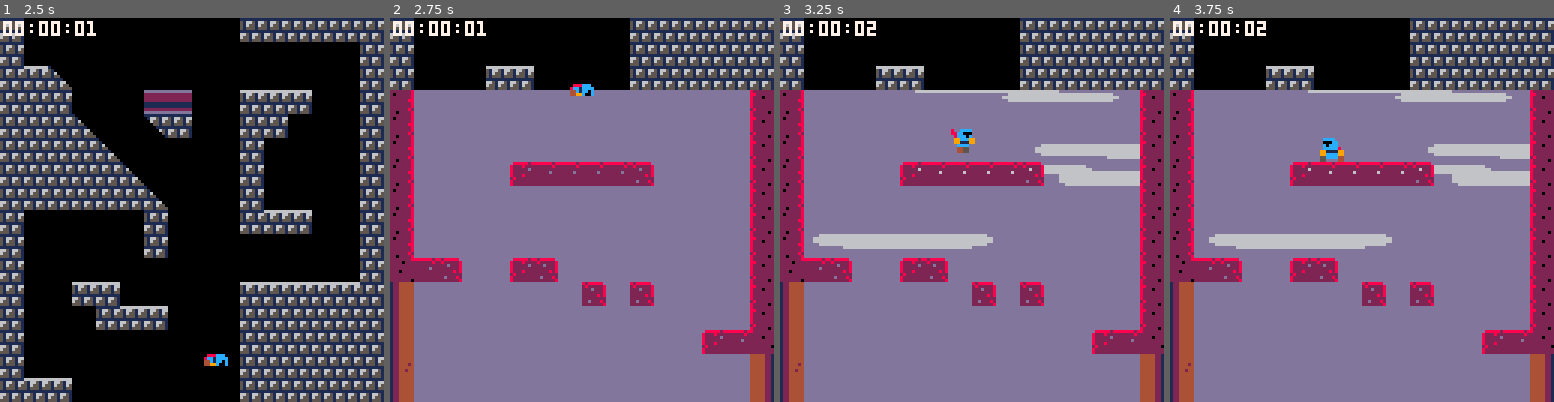
Above: before the commit, frames 1-4 (left to right).
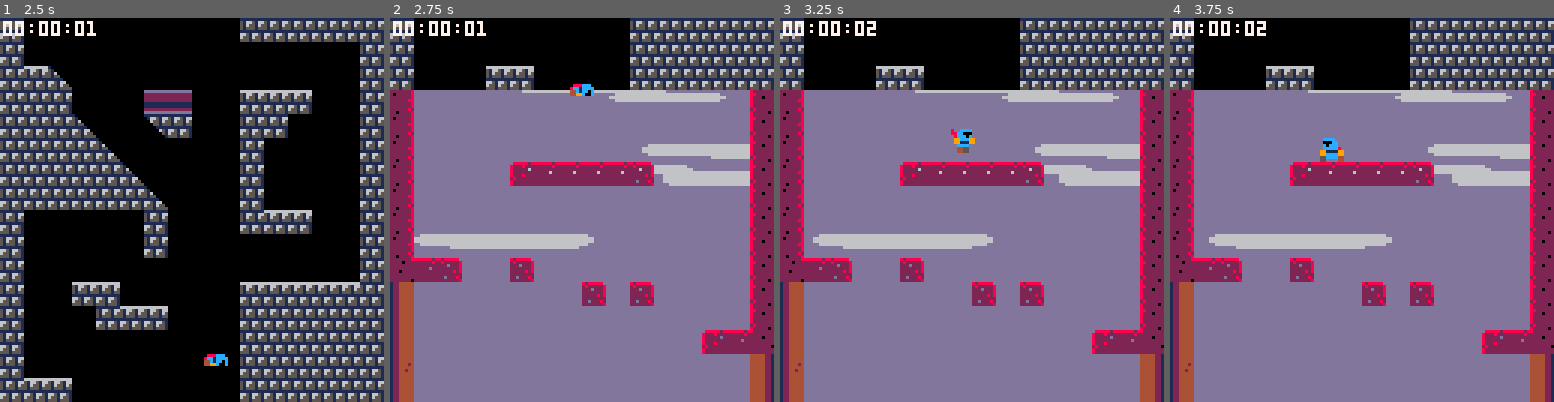
Above: after the commit, the same moments.

Repository: xdinterface/jump-king-demake
Game: PICO-8 cartridge jkd.p8
Two runs of this game, one before a commit and one after it. Both use one fixed random seed, a clock stepped at 60 frames per second and the inputs below.
Inputs:
- Up to frame 1 (2.5 s): tap X (X key) at 0.33, 1.07, 1.85 s; tap O (Z key) at 0.7, 1.7, 2.1 s; hold Right 1.6-2.1 s; hold Up 2.15-2.42 s; hold Right from 2.47 s (still down)
- Up to frame 2 (2.75 s): keep holding Right; tap O (Z key) at 2.5 s
- Up to frame 3 (3.25 s): tap O (Z key) at 2.9 s; tap X (X key) at 2.97 s; release Right at 3.03 s; hold Left from 3.08 s (still down)
- Up to frame 4 (3.75 s): tap O (Z key) at 3.3, 3.7 s; release Left at 3.58 s; hold Down from 3.63 s (still down)

Frame 1 is identical in both runs. In frame 2, 5.1% of the frame differs, in the area x 6-94%, y 18-69%; in frame 3, 0.5%; in frame 4, 0.5%.

Commit message:
Background and cloud rework

Diff:
--- a/game/background/draw.lua
+++ b/game/background/draw.lua
@@ -6,84 +6,29 @@
 	return flr(pixel_coord / 8)
 end
 
-function get_current_zone(x, y)
-	local tile_x = pixel_to_tile(x)
-	local tile_y = pixel_to_tile(y)
-	local col = flr(tile_x / 16) -- which column (0-7)
+function draw_background()
+	--get background color for current level
+	local bg_color = level_bg[current_lvl] or 1
 
-	local prev_x = 0
-	local prev_y = 63 -- bottom of map
-
-	for i = 1, #world_bg_zones do
-		local zone = world_bg_zones[i]
-		local zone_col = flr(zone.tile_x / 16)
-
-		if col <= zone_col then
-			if col == zone_col then
-				if tile_y >= zone.tile_y then
-					return zone
-				end
-			else
-				return zone
-			end
-		end
-	end
-	return world_bg_zones[#world_bg_zones] -- default to last zone
+	--fill screen with level's background color
+	rectfill(cam_x, cam_y, cam_x + screen_size, cam_y + screen_size, bg_color)
 end
 
-function fill_background_rect(col_start, col_end, y_start_tile, y_end_tile, color)
-	local y_start = tile_to_pixel(y_start_tile)
-	local y_end = tile_to_pixel(y_end_tile)
-
-	local screen_left = cam_x
-	local screen_right = cam_x + screen_size
-	local screen_top = cam_y
-	local screen_bottom = cam_y + screen_size
-
-	for col = col_start, col_end do
-		local x_start = col * 128
-		local x_end = (col + 1) * 128
-
-		if screen_right > x_start and screen_left < x_end then
-			if screen_bottom > y_end and screen_top < y_start then
-								local draw_left = max(screen_left, x_start)
-				local draw_right = min(screen_right, x_end - 1)
-				local draw_top = max(screen_top, y_end)
-				local draw_bottom = min(screen_bottom, y_start)
-
-				if draw_left <= draw_right and draw_top <= draw_bottom then
-					rectfill(draw_left, draw_top, draw_right, draw_bottom, color)
-				end
-			end
-		end
-	end
-end
-
-function draw_background()
-	local has_snow = in_levels(current_lvl, snow_only_levels) or in_levels(current_lvl, snow_wind_levels)
-
-	if has_snow then
-		rectfill(cam_x, cam_y, cam_x + screen_size, cam_y + screen_size, 0)
-		return
-	end
-
-
-	--default background
-	rectfill(cam_x, cam_y, cam_x + screen_size, cam_y + screen_size, 1)
-
+function draw_custom_backgrounds()
+	--draw custom background rectangles
 	for rect in all(custom_bg_rects) do
 		local x_start = tile_to_pixel(rect.x_start)
-		local y_start = tile_to_pixel(rect.y_start) - 1
-		local x_end = tile_to_pixel(rect.x_end)
+		local y_start = tile_to_pixel(rect.y_start)
+		local x_end = tile_to_pixel(rect.x_end + 1) - 1
 		local y_end = tile_to_pixel(rect.y_end)
 
 		local screen_left = cam_x
-		local screen_right = cam_x + screen_size
+		local screen_right = cam_x + screen_size - 1
 		local screen_top = cam_y
-		local screen_bottom = cam_y + screen_size
+		local screen_bottom = cam_y + screen_size - 1
 
-		if screen_right > x_start and screen_left < x_end and screen_bottom > y_end and screen_top < y_start then
-						local draw_left = max(screen_left, x_start)
+		if screen_right >= x_start and screen_left <= x_end and screen_bottom >= y_end and screen_top <= y_start then
+			local draw_left = max(screen_left, x_start)
 			local draw_right = min(screen_right, x_end)
 			local draw_top = max(screen_top, y_end)
 			local draw_bottom = min(screen_bottom, y_start)
--- a/game/draw.lua
+++ b/game/draw.lua
@@ -2,6 +2,7 @@
 	cls()
 	draw_background()
 	draw_clouds()
+	draw_custom_backgrounds()
 	palt(0, false)
 	draw_rectangles()
 	palt(14, true)
--- a/game/weather/draw.lua
+++ b/game/weather/draw.lua
@@ -1,17 +1,13 @@
 function draw_clouds()
+    --get cloud color for current level
+    local cloud_color = level_clouds[current_lvl]
+
+    --no clouds for this level
+    if not cloud_color then return end
+
+    --also skip if snow is showing
     local has_snow = in_levels(current_lvl, snow_only_levels) or in_levels(current_lvl, snow_wind_levels)
-
-    if current_lvl == 25 or current_lvl == 26 or (current_lvl >= 13 and current_lvl <= 16) then
-        return
-    end
-
     if has_snow then return end
-
-    --get current background color (simplified lookup)
-    local bg_color = get_bg_color_at(p.x, p.y)
-    local cloud_color = bg_to_cloud[bg_color]
-
-    if not cloud_color then return end
 
     foreach(clouds, function(c)
         local cloud_x = c.x + cam_x
@@ -21,22 +17,6 @@
         rectfill(cloud_x+2, cloud_y+1, cloud_x+c.w-2, cloud_y+c.h-1, cloud_color)
         rectfill(cloud_x, cloud_y+2, cloud_x+c.w, cloud_y+c.h-2, cloud_color)
     end)
-end
-
-function get_bg_color_at(x, y)
-    --simplified bg color lookup for cloud coloring
-    local tile_x = flr(x/8)
-    local tile_y = flr(y/8)
-
-    --check custom rectangles first (mansion overlays)
-    for rect in all(custom_bg_rects) do
-        if tile_x >= rect.x_start and tile_x <= rect.x_end and
-           tile_y <= rect.y_start and tile_y >= rect.y_end then
-            return rect.bg_color
-        end
-    end
-
-    return 1  --default background
 end
 
 
--- a/init.lua
+++ b/init.lua
@@ -175,25 +175,41 @@
     --background progress tracking
     min_tile_y_reached = nil  -- tracks highest point reached (lowest y value)
 
-    world_bg_zones = {
-        {tile_x = 31, tile_y = 51, bg_color = 13, cloud_color = 6},   -- forest
-        {tile_x = 31, tile_y = 3, bg_color = 0, cloud_color = nil},   -- sewers
-        {tile_x = 47, tile_y = 18, bg_color = 2, cloud_color = 6},    -- mansions
-        {tile_x = 63, tile_y = 17, bg_color = 6, cloud_color = 7},    -- town
-        {tile_x = 79, tile_y = 17, bg_color = 13, cloud_color = 13},  -- guard posts
-        {tile_x = 95, tile_y = 0, bg_color = 1, cloud_color = 13},    -- snow
-        {tile_x = 111, tile_y = 16, bg_color = 13, cloud_color = nil}, -- church
-        {tile_x = 127, tile_y = 47, bg_color = 1, cloud_color = nil},  -- iceland
-        {tile_x = 127, tile_y = 0, bg_color = 15, cloud_color = 9}     -- tower
-    }
-
-    mansion_overlays = {
+    --level-based background colors
+    level_bg = {}
+    for i=1,5 do level_bg[i] = 13 end     --forest
+    for i=6,7 do level_bg[i] = 0 end      --sewers
+    for i=8,11 do level_bg[i] = 2 end     --mansion
+    for i=12,15 do level_bg[i] = 6 end    --town
+    for i=16,19 do level_bg[i] = 13 end   --guard posts
+    for i=20,24 do level_bg[i] = 1 end    --snow
+    for i=25,26 do level_bg[i] = 13 end   --chapel
+    for i=27,30 do level_bg[i] = 1 end    --iceland
+    for i=31,32 do level_bg[i] = 15 end   --tower
+
+    --level-based cloud colors (nil = no clouds)
+    level_clouds = {}
+    for i=1,5 do level_clouds[i] = 6 end      --forest: dark gray
+    for i=6,7 do level_clouds[i] = nil end    --sewers: no clouds
+    for i=8,11 do level_clouds[i] = 6 end     --mansion: dark gray
+    for i=12,15 do level_clouds[i] = 7 end    --town: light gray
+    for i=16,19 do level_clouds[i] = 13 end   --guard: white
+    for i=20,24 do level_clouds[i] = 13 end   --snow: white
+    for i=25,26 do level_clouds[i] = nil end  --chapel: no clouds
+    for i=27,30 do level_clouds[i] = nil end  --iceland: no clouds
+    for i=31,32 do level_clouds[i] = 9 end    --tower: orange
+
+    --custom background rectangles
+    custom_bg_rects = {
+        --sewers (x016 y050 to x031 y005)
+        {x_start = 16, y_start = 50, x_end = 31, y_end = 5, bg_color = 0},
+        --mansion overlays (keeping existing ones)
         {x_start = 37, y_start = 62, x_end = 47, y_end = 37, bg_color = 5},
         {x_start = 40, y_start = 36, x_end = 47, y_end = 23, bg_color = 5},
-        {x_start = 38, y_start = 37, x_end = 47, y_end = 36, bg_color = 5}
+        {x_start = 38, y_start = 37, x_end = 47, y_end = 36, bg_color = 5},
+        --chapel (x094 y027 to x107 y028)
+        {x_start = 94, y_start = 27, x_end = 107, y_end = 28, bg_color = 13}
     }
-
-    custom_bg_rects = {}
 
 
     --ending state variables
@@ -231,16 +247,6 @@
     transition_princess_x = 0
     transition_princess_y = 0
 
-    custom_bg_rects = generate_bg_rectangles()
-
-    --background to cloud color mapping
-    bg_to_cloud = {}
-    bg_to_cloud[0] = nil  --sewers: no clouds
-    bg_to_cloud[1] = 13   --snow/iceland: white clouds
-    bg_to_cloud[2] = 6    --mansions: dark gray
-    bg_to_cloud[6] = 7    --town: light gray
-    bg_to_cloud[13] = 6   --forest/guard/church: dark gray
-    bg_to_cloud[15] = 9   --tower: orange
 end
 
 function reset_clouds()
@@ -261,47 +267,6 @@
     end
 end
 
-
-function generate_bg_rectangles()
-    local rects = {}
-    local col_filled = {}
-    for i = 0, 7 do
-        col_filled[i] = 64
-    end
-
-    for i = 1, #world_bg_zones do
-        local zone = world_bg_zones[i]
-        local target_x = zone.tile_x
-        local target_y = zone.tile_y
-        local bg_color = zone.bg_color
-        local target_col = flr(target_x / 16)
-
-        for col = 0, target_col do
-            local col_start_x = col * 16
-            local col_end_x = (col == target_col) and target_x or ((col + 1) * 16 - 1)
-            local y_start = (col_filled[col] == 64) and 64 or col_filled[col]
-            local y_end = (col == target_col) and target_y or 0
-
-            if y_start >= y_end then
-                add(rects, {
-                    x_start = col_start_x,
-                    y_start = y_start,
-                    x_end = col_end_x + 1,
-                    y_end = y_end,
-                    bg_color = bg_color
-                })
-                col_filled[col] = y_end
-            end
-        end
-    end
-
-    for i = 1, #mansion_overlays do
-        add(rects, mansion_overlays[i])
-    end
-
-    return rects
-end
-
 function in_levels(lvl, list)
     if list == snow_only_levels then return snow_only_lookup[lvl] or false end
     if list == snow_wind_levels then return snow_wind_lookup[lvl] or false end
--- a/jkd.p8
+++ b/jkd.p8
@@ -143,7 +143,7 @@
 a6a600000000000000000000000000a6170000c7570000575727272700000007e50000000000000000000000000000e5e100c112d1d1008171a10000000000e1
 b40000000000000000000000000000d4450000000000000000000000000000358500000000f5000000560000f50000e56600e000000000000000000000000076
 a60000000000000000000000000000a6c7000000000000000000000000000057e50000000000000000000000000000e5e100c11212d100c112919100000000e1
-b40000000000000000000000000000e4550525000015250000000000000000358500000000e50000f5f50000000000e566969600000000000000000000000076
+b40000000000000000000000000000e4550525000025000000000000000000358500000000e50000f5f50000000000e566969600000000000000000000000076
 a600000000000000000000000000b6a617000000000000000000000000000007e50000006777677700000000000000e5e10000000000000000000000000000e1
 01010101210000000000005101010101b4000000000000002500250000000035850000000000000000000000000000e566000000000000969696000000000076
 a600000000000000000000000000a6a617000000000000000000474700004707e50000006777000000000000000000e5e10000000000000000000000000000e1
